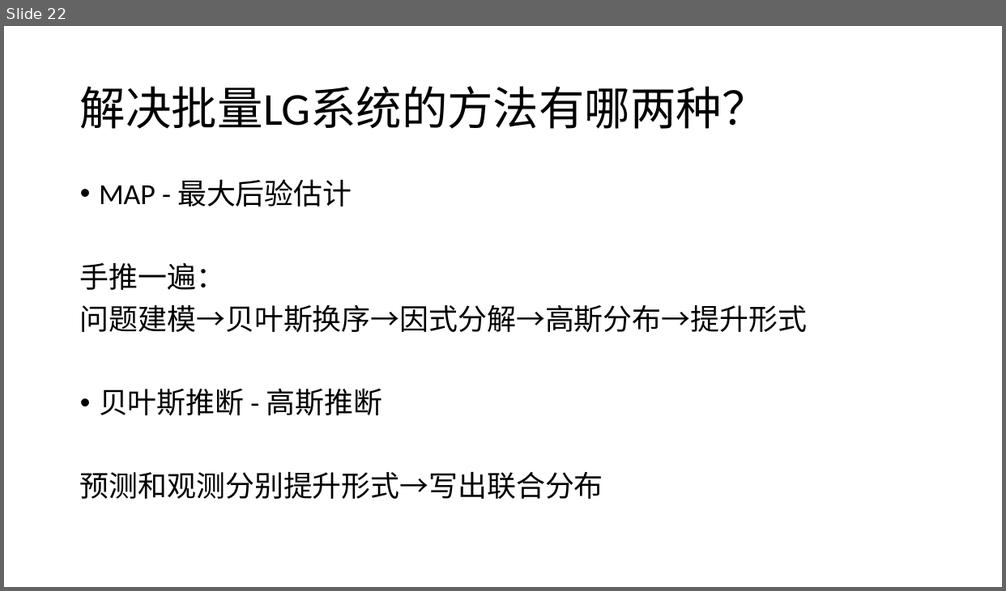
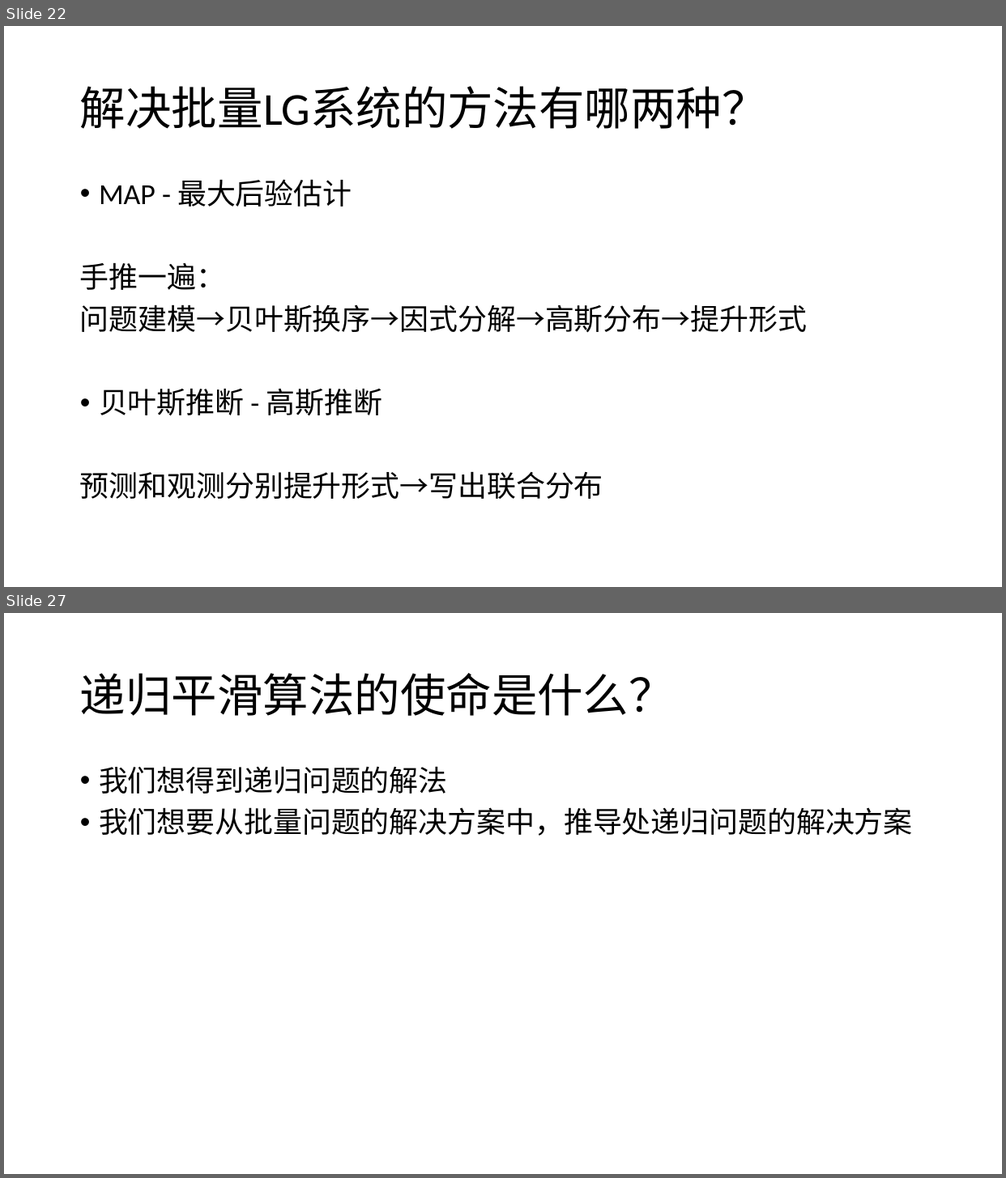
Before and after one commit to CR7dongfeng/State-Estimation, a slide deck: 问题检索清单.pptx. Shown one above the other, each under a label of ours: slide 22 before the commit, slides 22 and 27 after it; the slides between them are not shown. The pictures are 1006x591 and 1006x1178 pixels, drawn with LibreOffice and Linux fonts; fonts in the diff are those of the drawing. Boxes give left, top, right and bottom in pixels: in the first picture for what was removed or moved away, otherwise in the second. Text is boxed around its words. In the diff, an @@ line names an element or a change of style, - is before the commit and + after.

```diff
--- a/问题检索清单.pptx
+++ b/问题检索清单.pptx
@@ slide 27 added at [4, 613, 1002, 1174], background #FFFFFF @@
@@ title added at [80, 673, 675, 716], 44 pt, text #000000 @@
+递归平滑算法的使命是什么？
@@ text added at [99, 766, 913, 836], 28 pt, text #000000 @@
+• 我们想得到递归问题的解法
+• 我们想要从批量问题的解决方案中，推导处递归问题的解决方案
```
Also in this commit, not shown: 2 slides changed, 12 other slides added, 1 other file.
